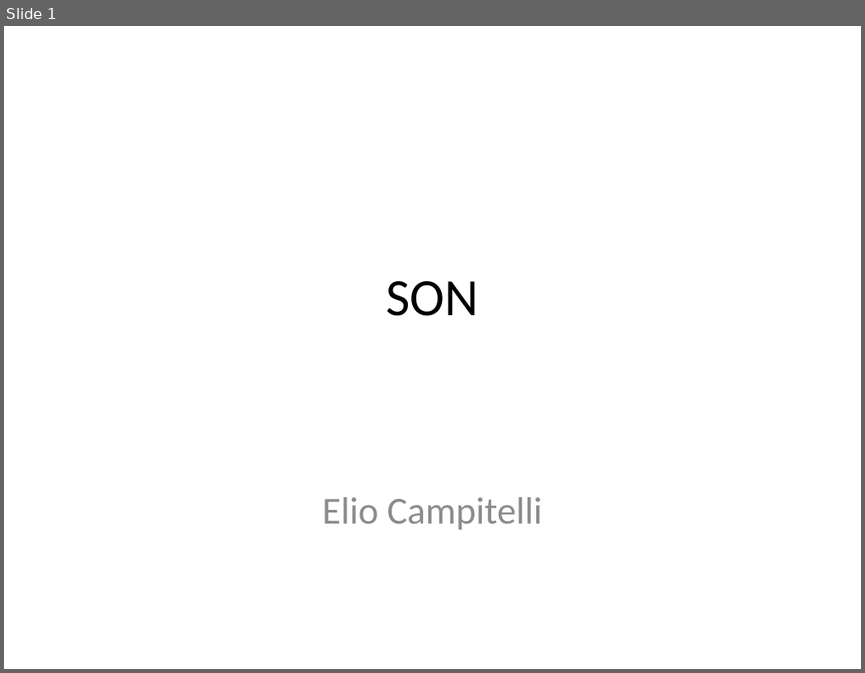
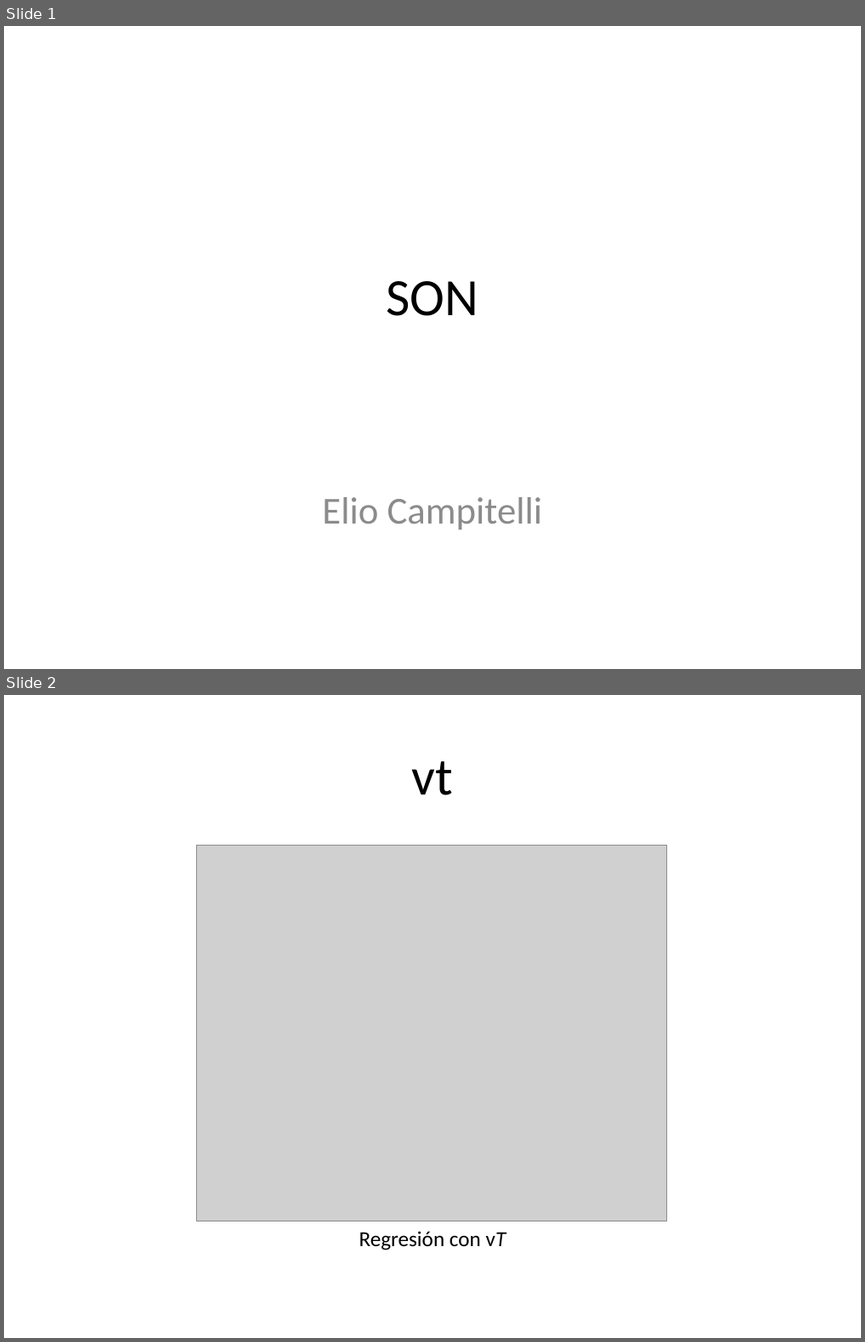
Before and after one commit to eliocamp/onda3, a slide deck: 23-mas_SON.pptx. Shown one above the other, each under a label of ours: slide 1 before the commit, slides 1 and 2 after it. The pictures are 865x673 and 865x1342 pixels, drawn with LibreOffice and Linux fonts; fonts in the diff are those of the drawing; grey boxes stand for pictures. Boxes give left, top, right and bottom in pixels: in the first picture for what was removed or moved away, otherwise in the second. Text is boxed around its words. In the diff, an @@ line names an element or a change of style, - is before the commit and + after.

```diff
--- a/23-mas_SON.pptx
+++ b/23-mas_SON.pptx
@@ slide 2 added at (4, 695, 861, 1338), background #FFFFFF @@
@@ title added at (412, 761, 454, 795), 44 pt, text #000000 @@
+vt
@@ picture added at (197, 845, 667, 1221) @@
@@ text added at (359, 1231, 506, 1250), 18 pt, text #000000 @@
+Regresión con vT
```
Also in this commit, not shown: 4 other slides added, 3 slides removed, 1 other file.
